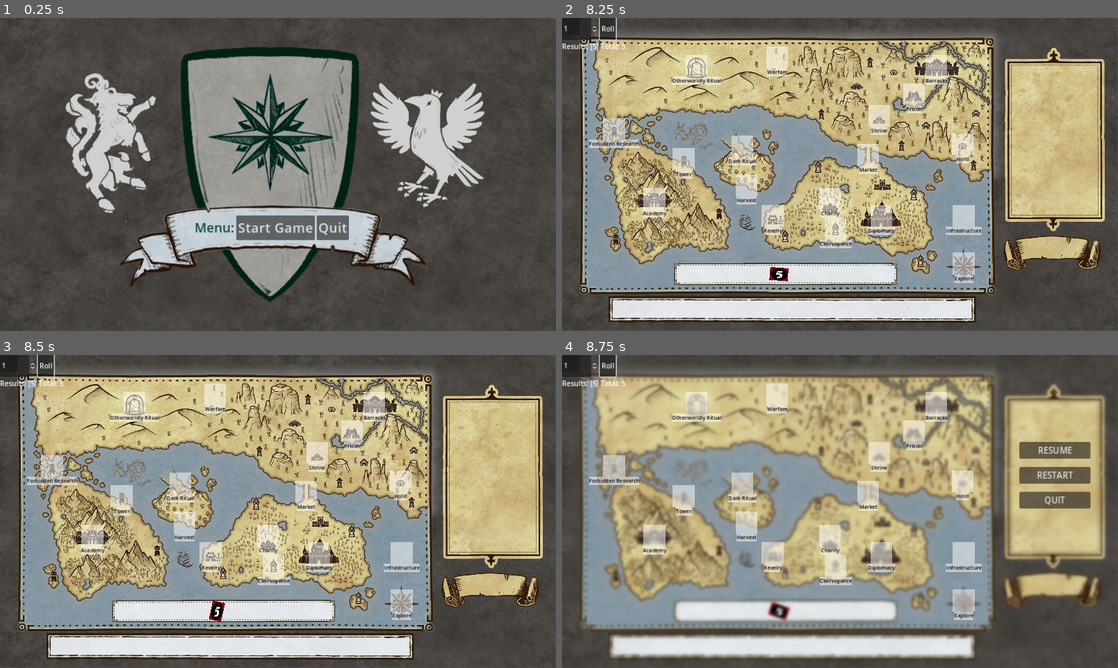
Above: before the commit, frames 1-4 (two rows, left to right).
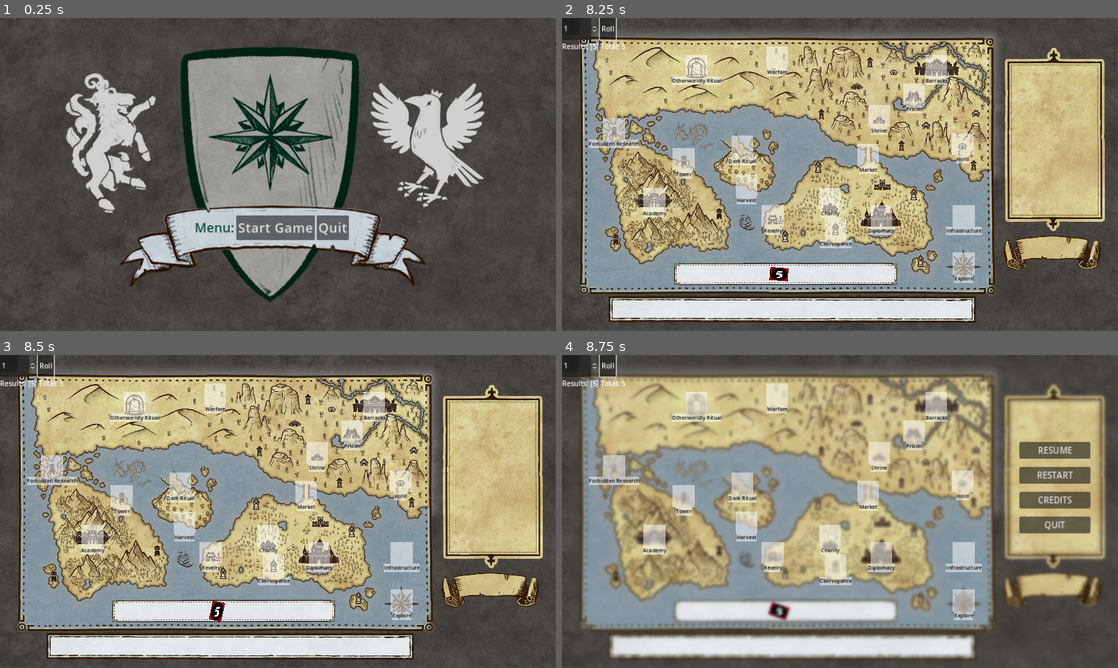
Above: after the commit, the same moments.

Repository: Evenwood/godotgamejam77
Game: Godot game, scene res://Main.tscn
The game is run twice, just before and just after one commit, with the same random seed, the same clock (stepped at 60 frames per second) and the same inputs.
Inputs (mouse positions are in pixels of both pictures, inside the frame that each line leads up to):
- Up to frame 1 (0.25 s): no input
- Up to frame 2 (8.25 s): click "Start Game" at 0.5 s; click "Roll" at 1.25 s; click "Roll" at 2 s; click "Roll" at 2.75 s; tap Enter at 3.5, 5.75, 8 s; drag from (778, 274) to (878, 215) at 3.52 s; click "OK" at 4.25 s; tap Space at 5, 6.5 s; drag from (878, 215) to (745, 183) at 5.02 s; move the mouse to (895, 105) at 5.77 s; click (895, 105) at 5.92 s; drag from (778, 274) to (745, 183) at 6.52 s; click "OK" at 7.25 s; move the mouse to (1006, 221) at 8.02 s; click (1006, 221) at 8.17 s
- Up to frame 3 (8.5 s): no input
- Up to frame 4 (8.75 s): tap Escape (escape) at 8.65 s

Frames 1-3 are identical in both runs. In frame 4, 0.8% of the frame differs, in the area x 82-96%, y 45-58%.

Commit message:
added mp3s and additional assets

Diff:
--- a/game/GUI/Main_menu.tscn
+++ b/game/GUI/Main_menu.tscn
@@ -1,9 +1,10 @@
-[gd_scene load_steps=8 format=3 uid="uid://byechr8qw8rjg"]
+[gd_scene load_steps=9 format=3 uid="uid://byechr8qw8rjg"]
 
 [ext_resource type="Script" path="res://GUI/main_menu.gd" id="1_8br0w"]
 [ext_resource type="Texture2D" uid="uid://cihejk81mk8cj" path="res://Assets/main_menu.jpg" id="2_hh3ne"]
 [ext_resource type="Theme" uid="uid://xlky6upwwha" path="res://Assets/menu-theme.tres" id="3_fr1n2"]
-[ext_resource type="AudioStream" uid="uid://ciloxw376cues" path="res://Assets/That Zen Moment.mp3" id="4_rlu7q"]
+[ext_resource type="AudioStream" uid="uid://dv1j2xj181cao" path="res://Assets/Gregorian Chant.mp3" id="4_he376"]
+[ext_resource type="AudioStream" uid="uid://cbvsbwhgqgaau" path="res://Assets/Bells1.mp3" id="4_hrqjj"]
 
 [sub_resource type="FontVariation" id="FontVariation_d3deb"]
 
@@ -47,12 +48,16 @@
 theme = SubResource("Theme_rsvn6")
 text = "Start Game"
 
+[node name="AudioStreamPlayer2D" type="AudioStreamPlayer2D" parent="TextureRect/HBoxContainer/Button"]
+stream = ExtResource("4_hrqjj")
+volume_db = 2.69
+
 [node name="Button2" type="Button" parent="TextureRect/HBoxContainer"]
 layout_mode = 2
 text = "Quit"
 
 [node name="AudioStreamPlayer2D" type="AudioStreamPlayer2D" parent="."]
-stream = ExtResource("4_rlu7q")
+stream = ExtResource("4_he376")
 autoplay = true
 
 [connection signal="pressed" from="TextureRect/HBoxContainer/Button" to="." method="_on_button_pressed"]
--- a/game/GUI/Map_interface.tscn
+++ b/game/GUI/Map_interface.tscn
@@ -1,9 +1,10 @@
-[gd_scene load_steps=5 format=3 uid="uid://bblcdjvp3e88x"]
+[gd_scene load_steps=6 format=3 uid="uid://bblcdjvp3e88x"]
 
 [ext_resource type="Script" path="res://GUI/map_interface.gd" id="1_3htrq"]
 [ext_resource type="Texture2D" uid="uid://dqtb4nyvell4j" path="res://Assets/Game_board.jpg" id="1_7b7h7"]
 [ext_resource type="PackedScene" uid="uid://cn8p8gir5v5ib" path="res://DiceControl/dice_scene.tscn" id="3_h6jwy"]
 [ext_resource type="PackedScene" uid="uid://cwcup6x6mim5w" path="res://GUI/pause_menu.tscn" id="4_wtv0c"]
+[ext_resource type="AudioStream" uid="uid://ciloxw376cues" path="res://Assets/That Zen Moment.mp3" id="5_rpubq"]
 
 [node name="MapInterface" type="Control"]
 layout_mode = 3
@@ -34,3 +35,7 @@
 [node name="PauseMenu" parent="PanelContainer2" instance=ExtResource("4_wtv0c")]
 visible = false
 layout_mode = 2
+
+[node name="AudioStreamPlayer2D" type="AudioStreamPlayer2D" parent="."]
+stream = ExtResource("5_rpubq")
+autoplay = true
--- /dev/null
+++ b/game/GUI/credits.gd
@@ -0,0 +1,19 @@
+extends Control
+
+
+# Called when the node enters the scene tree for the first time.
+func _ready() -> void:
+	pass # Replace with function body.
+
+
+# Called every frame. 'delta' is the elapsed time since the previous frame.
+func _process(delta: float) -> void:
+	pass
+
+
+func _on_back_pressed() -> void:
+	get_tree().change_scene_to_file("res://GUI/Map_interface.tscn")
+
+
+func _on_credit_quit_pressed() -> void:
+	get_tree().quit()
--- /dev/null
+++ b/game/GUI/credits.tscn
@@ -0,0 +1,50 @@
+[gd_scene load_steps=4 format=3 uid="uid://cvo5qa4xbop2t"]
+
+[ext_resource type="Texture2D" uid="uid://bf1qlolrgrxik" path="res://Assets/Credits.jpg" id="1_n6ldj"]
+[ext_resource type="Script" path="res://GUI/credits.gd" id="1_od8c7"]
+
+[sub_resource type="Theme" id="Theme_28eti"]
+
+[node name="Credits" type="Control"]
+layout_mode = 3
+anchors_preset = 15
+anchor_right = 1.0
+anchor_bottom = 1.0
+grow_horizontal = 2
+grow_vertical = 2
+script = ExtResource("1_od8c7")
+
+[node name="TextureRect" type="TextureRect" parent="."]
+layout_mode = 2
+offset_right = 1280.0
+offset_bottom = 720.0
+texture = ExtResource("1_n6ldj")
+expand_mode = 2
+
+[node name="PanelContainer" type="PanelContainer" parent="."]
+layout_mode = 1
+anchors_preset = 15
+anchor_right = 1.0
+anchor_bottom = 1.0
+offset_left = 894.0
+offset_top = 564.0
+offset_right = -176.0
+offset_bottom = -75.0
+grow_horizontal = 2
+grow_vertical = 2
+
+[node name="VBoxContainer" type="VBoxContainer" parent="PanelContainer"]
+layout_mode = 2
+theme = SubResource("Theme_28eti")
+theme_override_constants/separation = 15
+
+[node name="back" type="Button" parent="PanelContainer/VBoxContainer"]
+layout_mode = 2
+text = "BACK"
+
+[node name="Credit_quit" type="Button" parent="PanelContainer/VBoxContainer"]
+layout_mode = 2
+text = "QUIT"
+
+[connection signal="pressed" from="PanelContainer/VBoxContainer/back" to="." method="_on_back_pressed"]
+[connection signal="pressed" from="PanelContainer/VBoxContainer/Credit_quit" to="." method="_on_credit_quit_pressed"]
--- a/game/GUI/main_menu.gd
+++ b/game/GUI/main_menu.gd
@@ -17,4 +17,5 @@
 # on Start Game button press
 func _on_button_pressed() -> void:
 	#var gameScene = preload("res://GUI/Map_interface.tscn")
+	#$AudioStreamPlayer2D.play()
 	get_tree().change_scene_to_file("res://GUI/Map_interface.tscn")
--- a/game/GUI/pause_menu.gd
+++ b/game/GUI/pause_menu.gd
@@ -28,3 +28,9 @@
 
 func _on_resume_pressed() -> void:
 	hide()
+
+
+func _on_credits_pressed() -> void:
+	#res://Assets/Credits.jpg
+	get_tree().change_scene_to_file("res://GUI/credits.tscn")
+	#pass
--- a/game/GUI/pause_menu.tscn
+++ b/game/GUI/pause_menu.tscn
@@ -67,10 +67,15 @@
 layout_mode = 2
 text = "RESTART"
 
+[node name="Credits" type="Button" parent="MarginContainer/VBoxContainer"]
+layout_mode = 2
+text = "CREDITS"
+
 [node name="Quit" type="Button" parent="MarginContainer/VBoxContainer"]
 layout_mode = 2
 text = "QUIT"
 
 [connection signal="pressed" from="MarginContainer/VBoxContainer/Resume" to="." method="_on_resume_pressed"]
 [connection signal="pressed" from="MarginContainer/VBoxContainer/Restart" to="." method="_on_restart_pressed"]
+[connection signal="pressed" from="MarginContainer/VBoxContainer/Credits" to="." method="_on_credits_pressed"]
 [connection signal="pressed" from="MarginContainer/VBoxContainer/Quit" to="." method="_on_quit_pressed"]
Not shown, added: game/Assets/Bells1.mp3.import
Binary file added: game/Assets/Credits.jpg
Not shown, added: game/Assets/Credits.jpg.import
Binary file added: game/Assets/Game Over.jpg
Not shown, added: game/Assets/Game Over.jpg.import
Not shown, added: game/Assets/Gregorian Chant.mp3.import
Not shown, added: game/Assets/RollingDice.mp3.import
Binary file added: game/Assets/Victory Page.jpg
Not shown, added: game/Assets/Victory Page.jpg.import
Not shown, added: game/TestScenes/Gregorian Chant.mp3.import
Not shown, added: game/Assets/Bells1.mp3
Not shown, added: game/Assets/Gregorian Chant.mp3
(and 2 more such lines)
